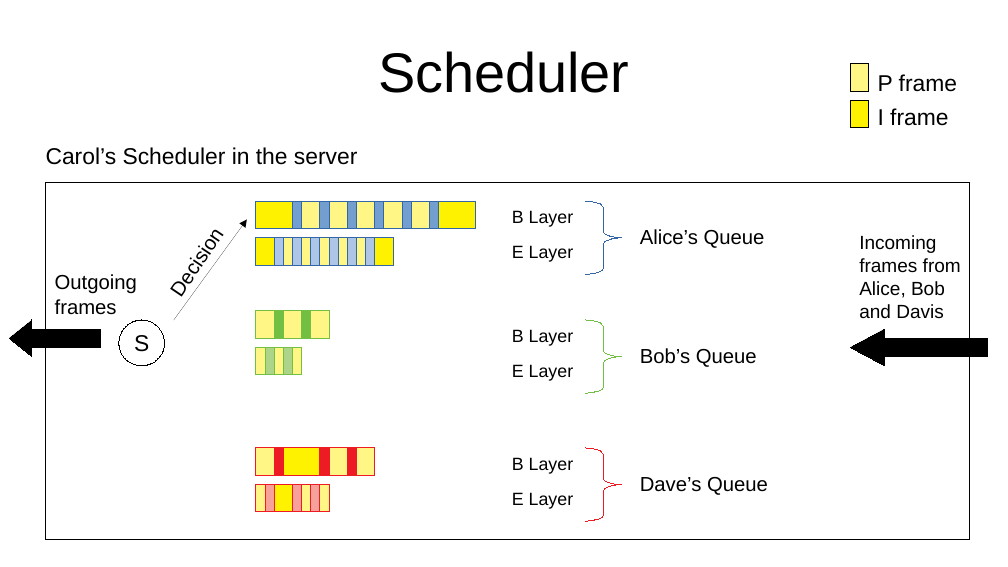
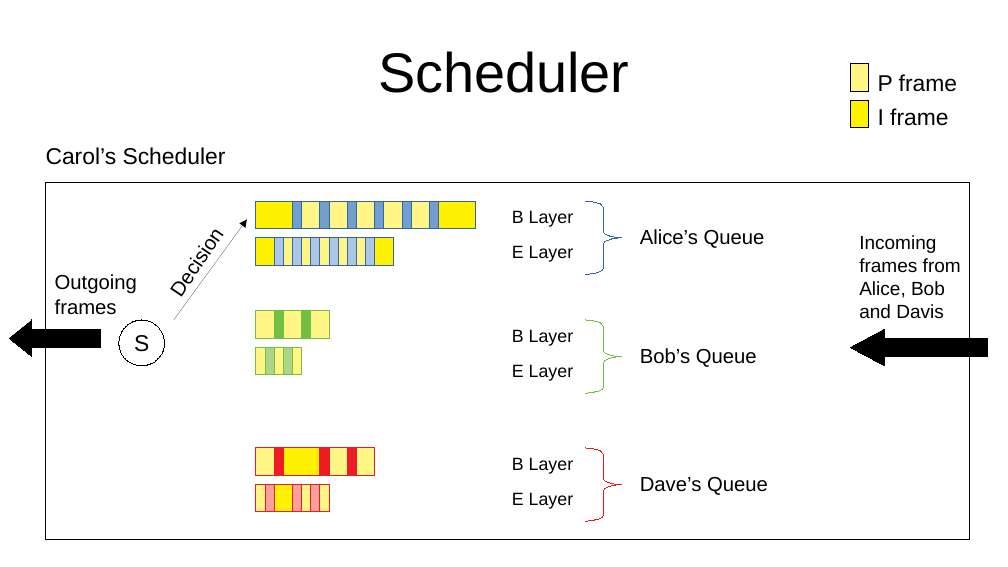
Before and after one commit to alex35469/Flow-Scheduling-for-video-Streaming, a slide deck: slide 6 of Project overview.odp (slide 5 before the commit). Drawn at 1008x567 pixels with LibreOffice and Linux fonts; fonts in the diff are those of the drawing. Boxes give left, top, right and bottom in pixels: in the first picture for what was removed or moved away, otherwise in the second. Text is boxed around its words. In the diff, an @@ line names an element or a change of style, - is before the commit and + after.

```diff
--- a/Project overview.odp
+++ b/Project overview.odp
@@ text at (46,147,226,165): text changed @@
-Carol’s Scheduler in the server
+Carol’s Scheduler
```
Also in this commit, not shown: 2 other slides changed, 3 slides added, 1 slide removed.
